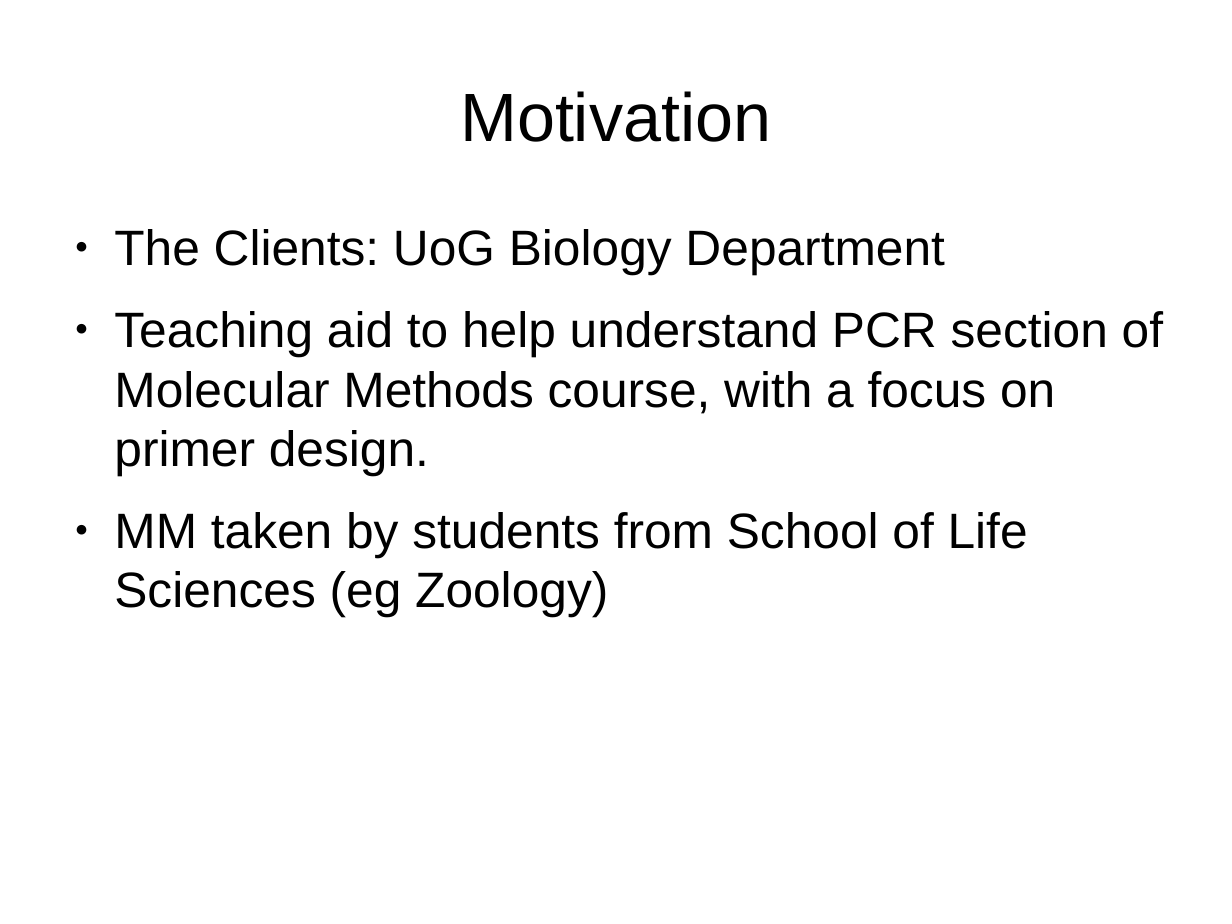
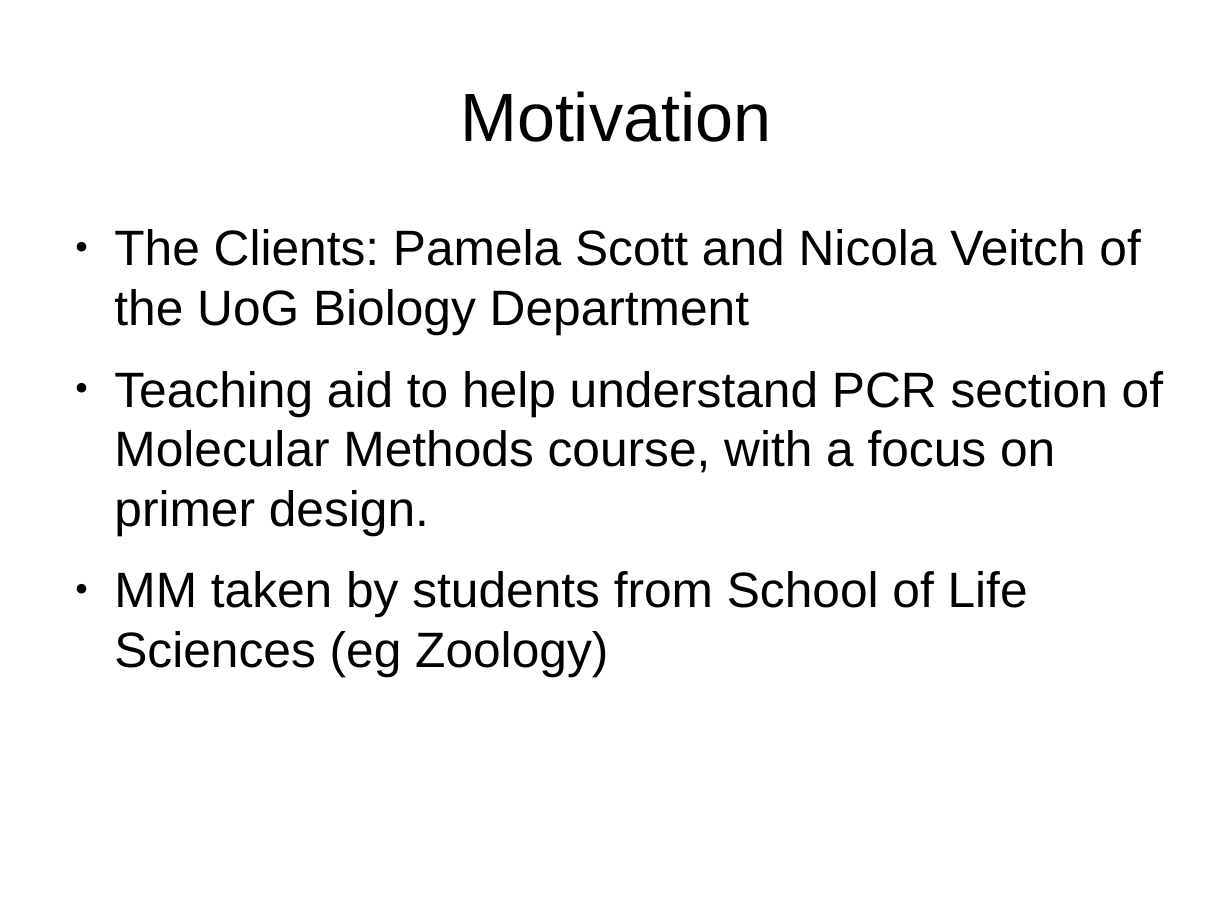
Before and after one commit to Dan-McElroy/Team-Project--Q, a slide deck: slide 3 of docs/progressPresentation/draft.odp. Drawn at 1232x924 pixels with LibreOffice and Linux fonts; fonts in the diff are those of the drawing. Boxes give left, top, right and bottom in pixels: in the first picture for what was removed or moved away, otherwise in the second. Text is boxed around its words. In the diff, an @@ line names an element or a change of style, - is before the commit and + after.

```diff
--- a/docs/progressPresentation/draft.odp
+++ b/docs/progressPresentation/draft.odp
@@ text at [114, 229, 1140, 335]: text changed @@
-● The Clients: UoG Biology Department
+● The Clients: Pamela Scott and Nicola Veitch of the UoG Biology Department
```
Also in this commit, not shown: 1 other slide changed, 2 slides added.
